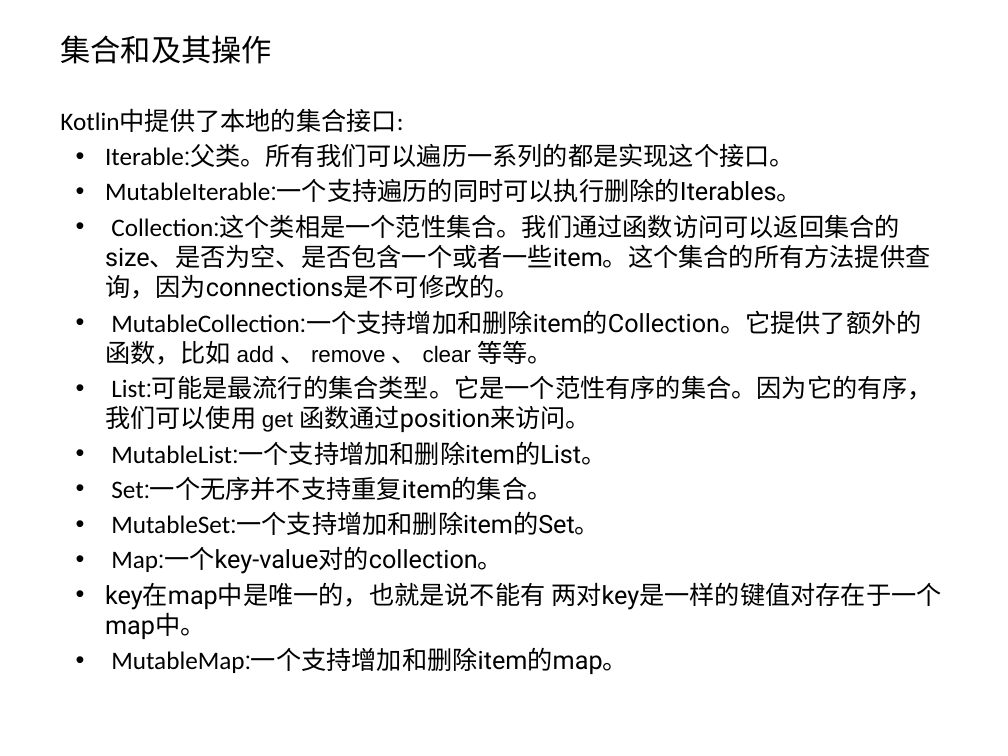
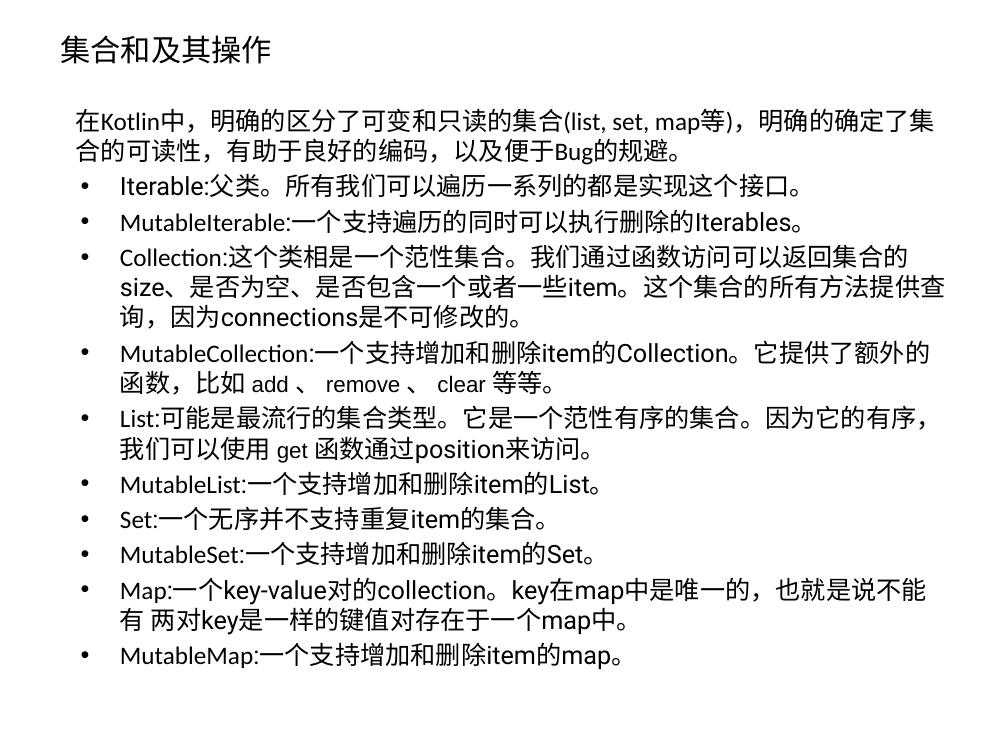
Before and after one commit to zxf2871/KotlinStudy, a slide deck: slide 34 of Kotlin初探.pptx (slide 33 before the commit). Drawn at 1008x756 pixels with LibreOffice and Linux fonts; fonts in the diff are those of the drawing. Boxes give left, top, right and bottom in pixels: in the first picture for what was removed or moved away, otherwise in the second. Text is boxed around its words. In the diff, an @@ line names an element or a change of style, - is before the commit and + after.

Commit message:
修改ppt

```diff
--- a/Kotlin初探.pptx
+++ b/Kotlin初探.pptx
@@ text at (76, 108, 935, 165): text changed @@
-Kotlin中提供了本地的集合接口:
+在Kotlin中，明确的区分了可变和只读的集合(list, set, map等)，明确的确定了集合的可读性，有助于良好的编码，以及便于Bug的规避。
@@ text at (120, 173, 945, 669): font Calibri to Roboto in "Iterable:父类。所有我们可以遍历一系列的都是实现这个接口。"; indent changed @@
@@ text at (120, 578, 927, 635): text changed @@
-• Map:一个key-value对的collection。
-• key在map中是唯一的，也就是说不能有 两对key是一样的键值对存在于一个map中。
+• Map:一个key-value对的collection。key在map中是唯一的，也就是说不能有 两对key是一样的键值对存在于一个map中。
```
Also in this commit, not shown: 11 other slides changed, 4 slides added, 1 slide removed, 1 other file.
